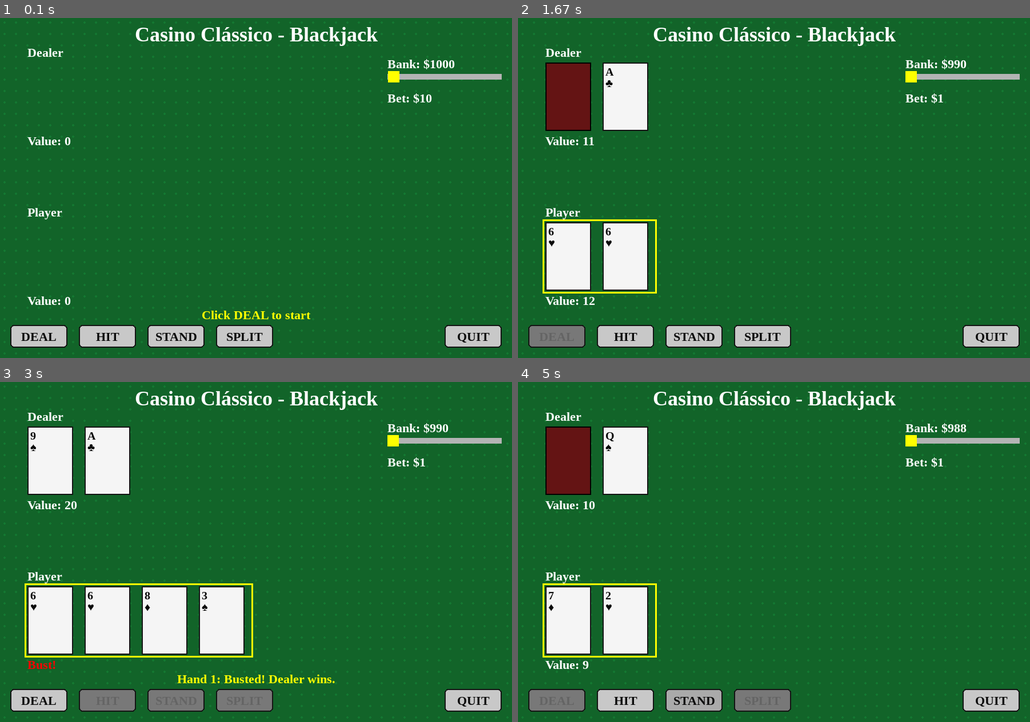
Above: before the commit, frames 1-4 (two rows, left to right).
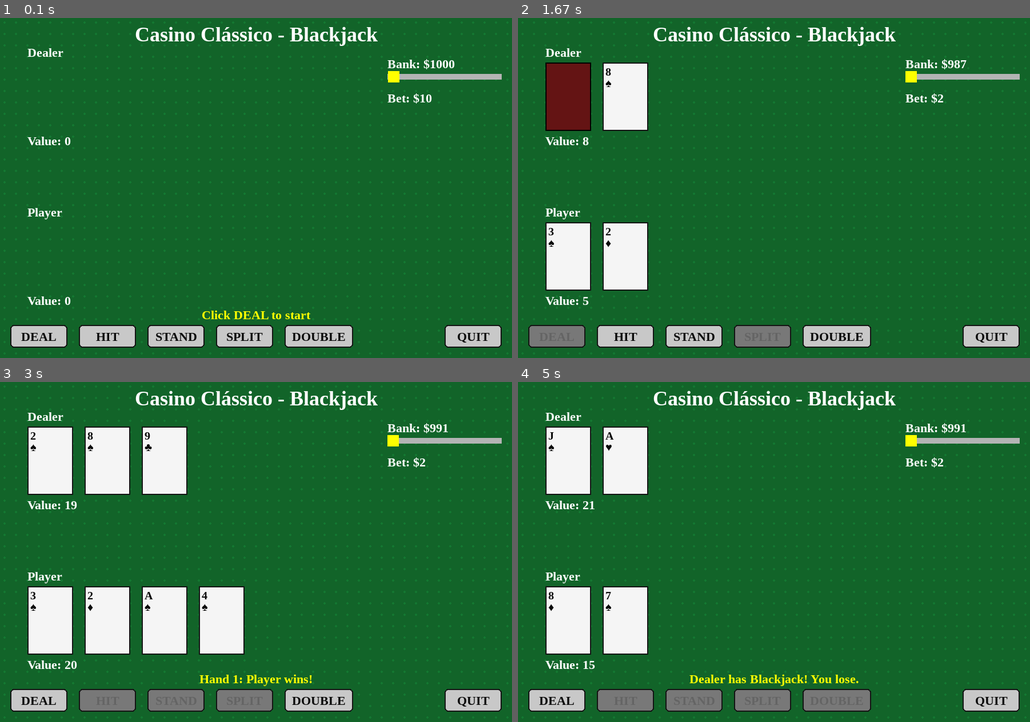
Above: after the commit, the same moments.

Repository: mvvalerio/BlackJackproject
Game: pygame game, started from main.py
Same seed, same stepped clock (60 frames per second), same inputs: the game is played once before the commit and once after it.
Inputs (mouse positions are in pixels of both pictures, inside the frame that each line leads up to):
- Up to frame 1 (0.1 s): no input
- Up to frame 2 (1.67 s): click (558, 337) at 0.38 s; press the mouse at (912, 75) at 0.7 s; move the mouse to (748, 126) at 0.8 s; release the mouse at (589, 177) at 0.93 s; press the mouse at (835, 337) at 1.03 s; move the mouse to (845, 239) at 1.13 s; release the mouse at (855, 140) at 1.27 s; press the mouse at (558, 337) at 1.37 s; move the mouse to (646, 205) at 1.47 s; release the mouse at (733, 75) at 1.6 s
- Up to frame 3 (3 s): press the mouse at (107, 701) at 1.7 s; move the mouse to (102, 569) at 1.8 s; release the mouse at (102, 436) at 1.93 s; press the mouse at (107, 701) at 2.03 s; move the mouse to (138, 688) at 2.13 s; release the mouse at (163, 674) at 2.27 s; press the mouse at (174, 701) at 2.37 s; move the mouse to (271, 603) at 2.47 s; release the mouse at (363, 507) at 2.6 s; press the mouse at (317, 701) at 2.7 s; move the mouse to (358, 586) at 2.8 s; release the mouse at (399, 470) at 2.93 s
- Up to frame 4 (5 s): press the mouse at (558, 701) at 3.03 s; move the mouse to (574, 684) at 3.13 s; release the mouse at (594, 671) at 3.27 s; press the mouse at (625, 701) at 3.37 s; move the mouse to (768, 640) at 3.47 s; release the mouse at (912, 582) at 3.6 s; press the mouse at (835, 701) at 3.7 s; move the mouse to (779, 677) at 3.8 s; release the mouse at (717, 654) at 3.93 s; press the mouse at (692, 701) at 4.03 s; move the mouse to (758, 623) at 4.13 s; release the mouse at (825, 545) at 4.27 s; press the mouse at (558, 701) at 4.87 s; move the mouse to (692, 691) at 4.97 s

The runs differ from the first frame. In frame 1, 0.9% of the frame differs, in the area x 55-69%, y 90-97%; in frame 2, 2.1%; in frame 3, 4.1%; in frame 4, 5.4%, in the area x 2-88%, y 12-97%.

Commit message:
Updated Game Class

Diff:
--- a/jogo.py
+++ b/jogo.py
@@ -7,7 +7,7 @@
 
 class Game:
     def __init__(self, screen):
-        self.card_images = self.load_card_images("png-cards")
+        self.card_images = self.load_card_images("imgs")
         self.screen = screen
         self.deck = Deck(num_decks=4)
         self.player = Player()
@@ -18,6 +18,7 @@
         self.message = 'Click DEAL to start'
 
         self.fullscreen = False
+        self.player_doubled = [False for _ in self.player.hands]
         self.base_width = SCREEN_WIDTH
         self.base_height = SCREEN_HEIGHT
         self.base_surface = pygame.Surface((self.base_width, self.base_height))
@@ -27,6 +28,7 @@
         self.btn_hit = Button((140, self.base_height - 60, 100, 40), 'HIT', self.font)
         self.btn_stand = Button((260, self.base_height - 60, 100, 40), 'STAND', self.font)
         self.btn_split = Button((380, self.base_height - 60, 100, 40), 'SPLIT', self.font)
+        self.btn_double = Button((500, self.base_height - 60, 120, 40), 'DOUBLE', self.font)
         self.btn_quit = Button((self.base_width - 120, self.base_height - 60, 100, 40), 'QUIT', self.font)
 
         # Bank
@@ -40,30 +42,48 @@
 
         self.player.reset()
         self.dealer.reset()
-        # Initial 2 cards
+
+        # Deal initial cards
         self.player.add_card(self.deck.draw())
         self.dealer.add_card(self.deck.draw())
         self.player.add_card(self.deck.draw())
         self.dealer.add_card(self.deck.draw())
+
+        # Update state
         self.state = 'playing'
         self.message = ''
         self.btn_deal.enabled = False
-        self.btn_split.enabled = self.player.can_split()
+
+        # Enable player actions
         self.btn_hit.enabled = True
         self.btn_stand.enabled = True
-
-        # Check Blackjack
-        if self.player.hands[0].is_blackjack():
-            if self.dealer.hands[0].is_blackjack():
+        self.btn_split.enabled = self.player.can_split()
+        self.btn_double.enabled = True   # make sure it's visible now
+
+        # Reset double tracking
+        self.player_doubled = [False for _ in self.player.hands]
+
+        # Check for Blackjack
+        player_blackjack = self.player.hands[0].is_blackjack()
+        dealer_blackjack = self.dealer.hands[0].is_blackjack()
+
+        if player_blackjack or dealer_blackjack:
+            if player_blackjack and dealer_blackjack:
                 self.message = 'Push: both have Blackjack'
+            elif player_blackjack:
+                self.message = 'Blackjack! You win!'
+                self.bank.payout(2.5)
             else:
-                self.message = 'Blackjack! You win!'
-                self.bank.payout(2.5)  # blackjack pays 3:2
+                self.message = 'Dealer has Blackjack! You lose.'
+
+            # End round immediately if Blackjack occurs
             self.state = 'round_over'
             self.btn_deal.enabled = True
             self.btn_hit.enabled = False
             self.btn_stand.enabled = False
             self.btn_split.enabled = False
+            self.btn_double.enabled = False  # ✅ only disable here (not always)
+
 
     def player_hit(self):
         if self.state != 'playing':
@@ -116,6 +136,59 @@
             # continua jogando na primeira mão
         else:
             self.message = 'Cannot split these cards.'
+
+    def player_double(self):
+        if self.state != 'playing':
+            return
+
+        hand_index = self.player.current_hand
+        hand = self.player.hands[hand_index]
+
+        # Only allow double once per hand
+        if self.player_doubled[hand_index]:
+            self.message = "You already doubled this hand!"
+            return
+
+        # Only allowed with exactly two cards
+        if len(hand.cards) != 2:
+            self.message = "You can only double on your first two cards!"
+            return
+
+        # Check for enough money
+        if self.bank.bet > self.bank.amount:
+            self.message = "Not enough money to double!"
+            return
+
+        # Deduct additional bet
+        self.bank.place_bet()
+        self.bank.bet *= 2
+        self.player_doubled[hand_index] = True
+
+        # Add one card
+        hand.add(self.deck.draw())
+
+        # Move to next hand or dealer
+        if hand.is_bust():
+            self.message = f"Hand {hand_index + 1} busted after double!"
+        else:
+            self.message = f"Hand {hand_index + 1} doubled down."
+
+        # If more hands remain, move to the next one
+        if hand_index + 1 < len(self.player.hands):
+            self.player.current_hand += 1
+            self.message += f" Playing hand {self.player.current_hand + 1}."
+            self.btn_split.enabled = False
+            self.btn_double.enabled = True
+            self.btn_hit.enabled = True
+            self.btn_stand.enabled = True
+        else:
+            # All hands done, dealer plays
+            self.btn_hit.enabled = False
+            self.btn_stand.enabled = False
+            self.btn_split.enabled = False
+            self.btn_double.enabled = False
+            self.state = 'player_stand'
+            self.dealer_play()
 
     def dealer_play(self):
         while not self.dealer.hands[0].is_bust() and self.dealer.should_hit():
@@ -274,8 +347,8 @@
             surf.blit(self.font.render(val_text, True, color), (hand_x, base_y + CARD_HEIGHT + 5))
 
             # Highlight current hand
-            if idx == self.player.current_hand:
-                pygame.draw.rect(surf, (255, 255, 0),
+            if len(self.player.hands) > 1 and idx == self.player.current_hand:
+                pygame.draw.rect(surf, (255, 255, 255),
                                 (hand_x - 5, base_y - 5, (CARD_WIDTH + CARD_GAP) * len(hand.cards), CARD_HEIGHT + 10), 3)
 
         # Message
@@ -309,6 +382,7 @@
         self.btn_hit.draw(surf, mouse_pos)
         self.btn_stand.draw(surf, mouse_pos)
         self.btn_split.draw(surf, mouse_pos)
+        self.btn_double.draw(surf, mouse_pos)
         self.btn_quit.draw(surf, mouse_pos)
 
         # Blit scaled surface to screen
@@ -362,6 +436,8 @@
                         self.player_stand()
                     elif self.btn_split.clicked(temp_event):
                         self.player_split()
+                    elif self.btn_double.clicked(temp_event):
+                        self.player_double()
                     elif self.btn_quit.clicked(temp_event):
                         pygame.quit()
                         sys.exit()
